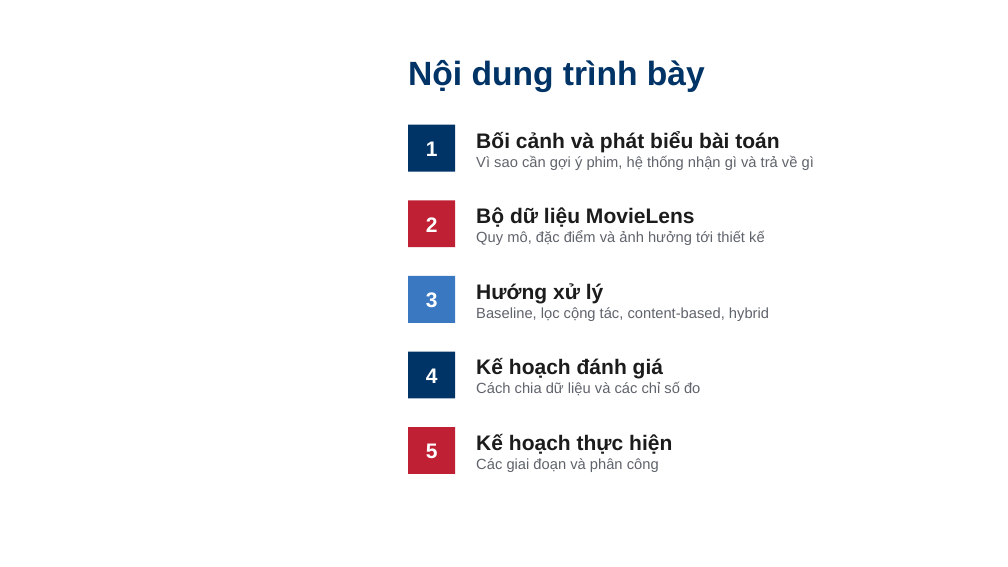
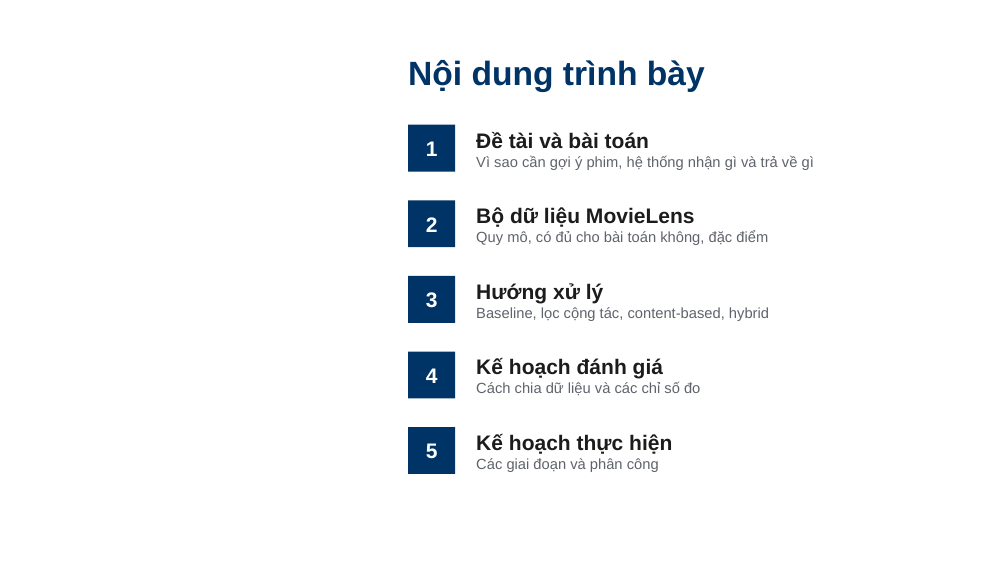
Before and after one commit to DucanhDaniel/he-goi-y, a slide deck: slide 2 of slides/Gioi_thieu_de_tai_He_goi_y_phim_HUST.pptx. Drawn at 1008x567 pixels with LibreOffice and Linux fonts; fonts in the diff are those of the drawing; background and template pictures are left out. Boxes give left, top, right and bottom in pixels: in the first picture for what was removed or moved away, otherwise in the second. Text is boxed around its words. In the diff, an @@ line names an element or a change of style, - is before the commit and + after.

```diff
--- a/slides/Gioi_thieu_de_tai_He_goi_y_phim_HUST.pptx
+++ b/slides/Gioi_thieu_de_tai_He_goi_y_phim_HUST.pptx
@@ text at (476, 132, 649, 148): text changed @@
-Bối cảnh và phát biểu bài toán
+Đề tài và bài toán
@@ rectangle "2" at (408, 200, 455, 247): fill #C02034 to #003366 @@
@@ text at (476, 230, 768, 245): text changed @@
-Quy mô, đặc điểm và ảnh hưởng tới thiết kế
+Quy mô, có đủ cho bài toán không, đặc điểm
@@ rectangle "3" at (408, 276, 455, 323): fill #3A78C2 to #003366 @@
@@ rectangle "5" at (408, 427, 455, 474): fill #C02034 to #003366 @@
```
Also in this commit, not shown: 10 other slides changed, 1 slide added, 2 slides removed, 8 other files.
